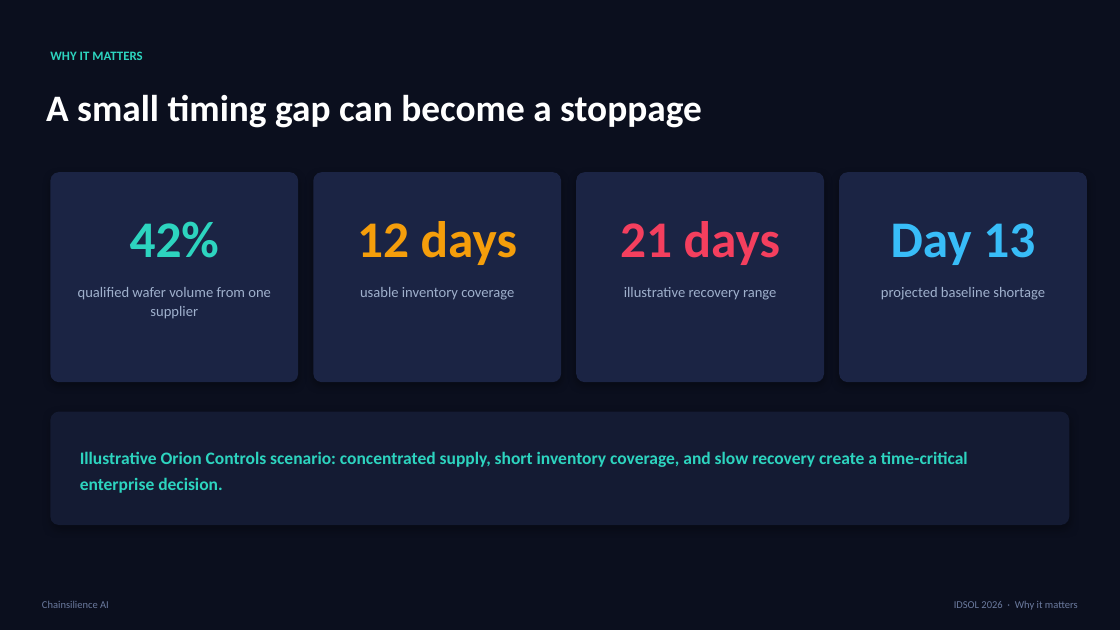
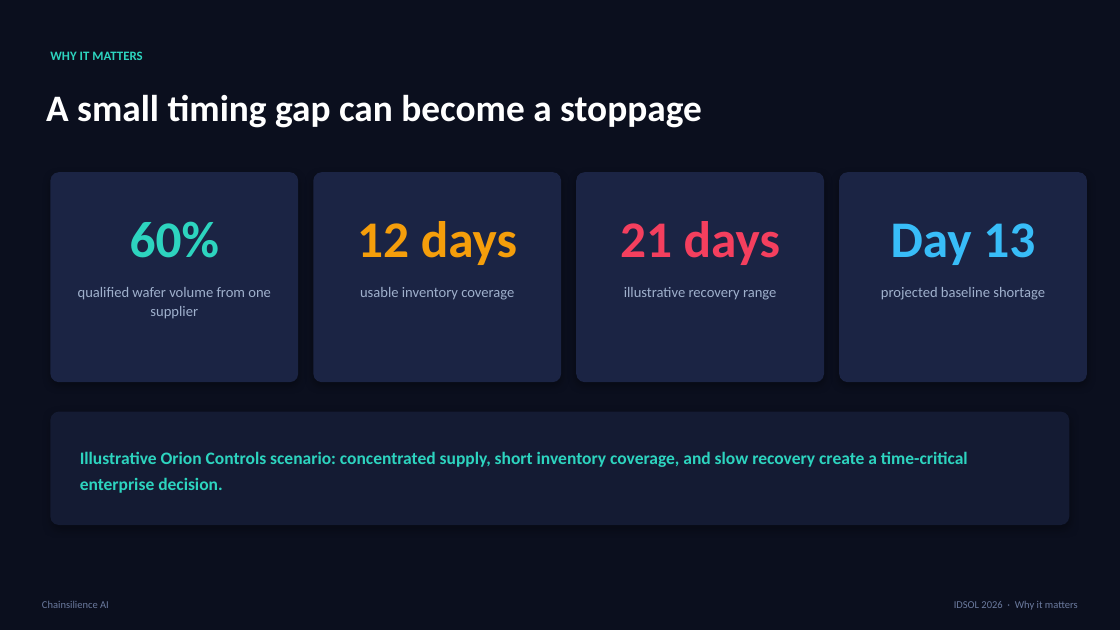
Before and after one commit to NoelVFX/Chainsilience-AI, a slide deck: slide 3 of Chainsilience_AI_IDSOL_2026_Pitch_Deck_Revised.pptx. Drawn at 1120x630 pixels with LibreOffice and Linux fonts; fonts in the diff are those of the drawing. Boxes give left, top, right and bottom in pixels: in the first picture for what was removed or moved away, otherwise in the second. Text is boxed around its words. In the diff, an @@ line names an element or a change of style, - is before the commit and + after.

```diff
--- a/Chainsilience_AI_IDSOL_2026_Pitch_Deck_Revised.pptx
+++ b/Chainsilience_AI_IDSOL_2026_Pitch_Deck_Revised.pptx
@@ text at (130, 221, 220, 258): text changed @@
-42%
+60%
```
Also in this commit, not shown: 12 other slides changed, 1 slide added, 20 other files.
